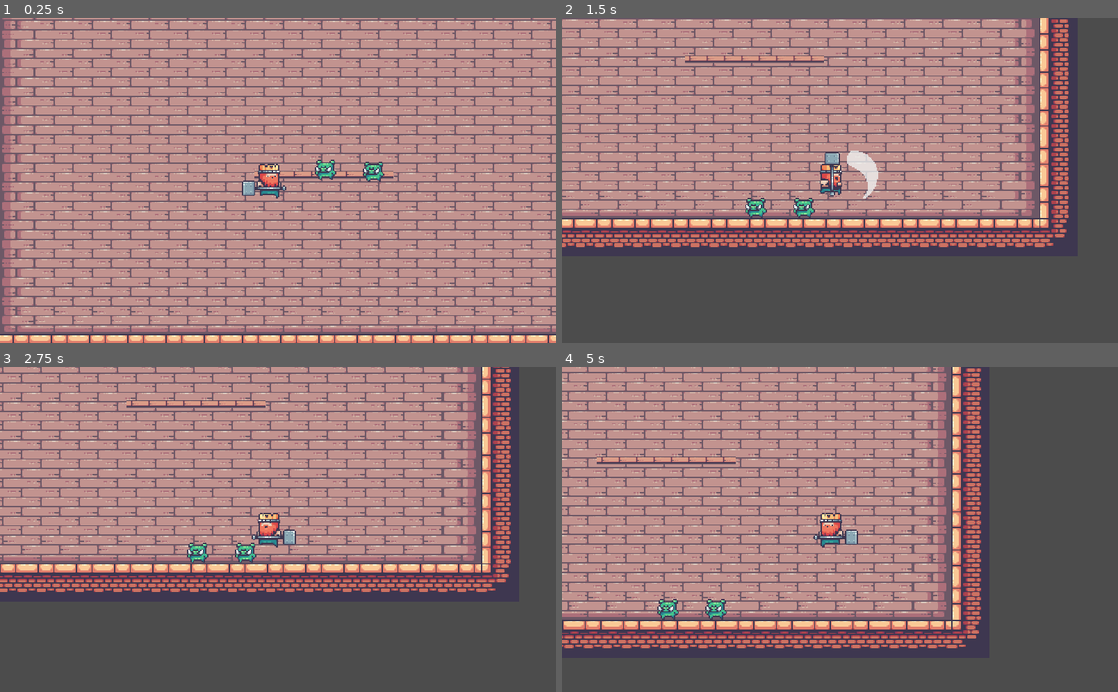
Above: before the commit, frames 1-4 (two rows, left to right).
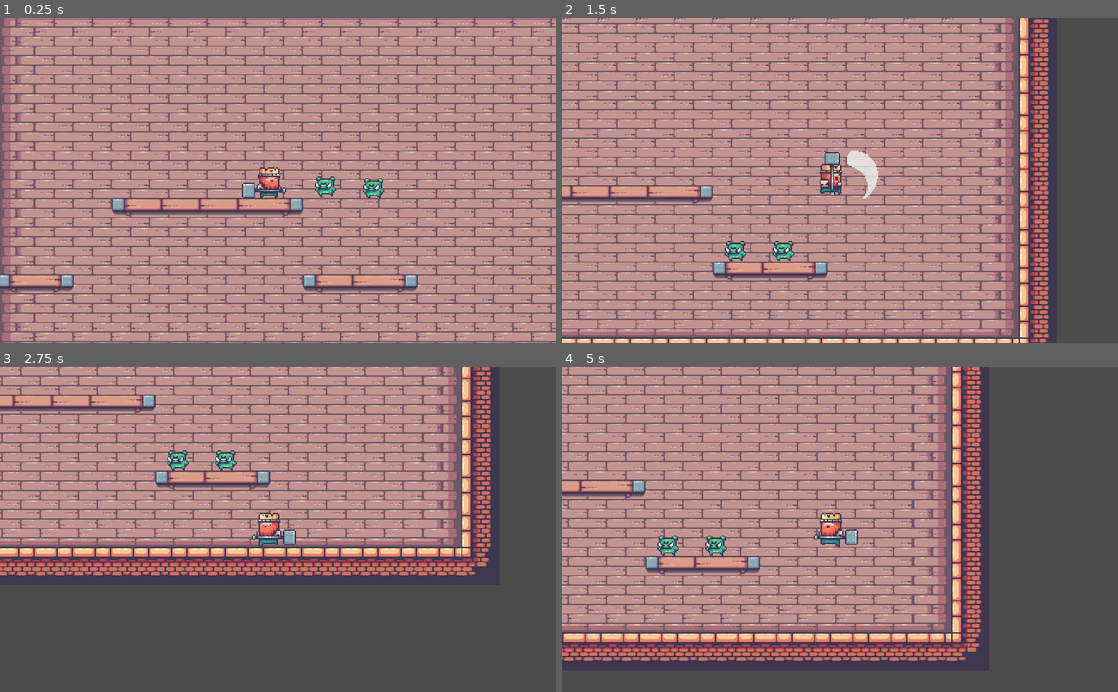
Above: after the commit, the same moments.

Repository: brunoskonrad/kings-and-pigs
Game: Godot game, scene res://Levels/Sandbox.tscn
Same seed, same stepped clock (60 frames per second), same inputs: the game is played once before the commit and once after it.
Inputs:
- Up to frame 1 (0.25 s): no input
- Up to frame 2 (1.5 s): hold Space (jump) 0.53-1.28 s; hold Right (ui_right) from 0.53 s (still down); tap Q (attack) at 1.35 s
- Up to frame 3 (2.75 s): tap Space (jump) at 1.52, 1.55, 1.82 s; release Right (ui_right) at 2.03 s; hold Left (ui_left) from 2.03 s (still down); hold Space (jump) from 2.03 s (still down)
- Up to frame 4 (5 s): release Left (ui_left) at 2.78 s; release Space (jump) at 2.78 s; hold Right (ui_right) 2.78-4.28 s; tap Q (attack) at 2.85, 4.35 s; tap Space (jump) at 3.02, 3.05, 3.32, 4.52, 4.55, 4.82 s; hold Space (jump) 3.53-4.28 s; hold Left (ui_left) from 4.28 s (still down)

The runs differ from the first frame. In frame 1, 45% of the frame differs, in the area x 0-100%, y 0-100%; in frame 2, 60%, in the area x 0-92%, y 0-100%; in frame 3, 36%; in frame 4, 34%.

Commit message:
Somehow platforms?

Diff:
--- a/Actors/Player/PlayerKing.gd
+++ b/Actors/Player/PlayerKing.gd
@@ -4,7 +4,7 @@
 signal direction_changed
 
 export(int) var speed = 300
-export(int) var jump_strength = 650
+export(int) var jump_strength = 700
 
 onready var velocity: Vector2 = Vector2(0, 0)
 const FLOOR = Vector2(0, -1)
--- a/Levels/Sandbox.tscn
+++ b/Levels/Sandbox.tscn
@@ -12,13 +12,14 @@
 tile_set = ExtResource( 1 )
 cell_size = Vector2( 32, 32 )
 format = 1
-tile_data = PoolIntArray( -131077, 9, 0, -131076, 6, 0, -131 …(3158 unchanged characters)… 58762, 1, 0, 458763, 1, 0, 458764, 12, 0, 720911, 8, 65537, 720912, 8, 65537, 720913, 8, 65537, 720914, 8, 65537, 720915, 8, 65537, 720916, 8, 65537, 720917, 8, 65537, 720918, 8, 65537, 786455, 8, 65537, 786456, 8, 65537, 786457, 8, 65537, 786458, 8, 65537, 786459, 8, 65537, 786460, 8, 65537, 786461, 8, 65537, 786462, 8, 65537 )
+tile_data = PoolIntArray( -131077, 9, 0, -131076, 6, 0, -131 …(3158 unchanged characters)… 58762, 1, 0, 458763, 1, 0, 458764, 12, 0 )
 
 [node name="Foreground" type="TileMap" parent="."]
+scale = Vector2( 2.2, 2.2 )
 tile_set = ExtResource( 4 )
 cell_size = Vector2( 32, 32 )
 format = 1
-tile_data = PoolIntArray( 393222, 0, 1, 393223, 0, 1, 393224, 0, 1, 393225, 0, 1, 393226, 0, 1, 393227, 0, 1, 393228, 0, 1, 393229, 0, 1 )
+tile_data = PoolIntArray( 262143, 0, 0, 196608, 1, 0, 196609, 1, 0, 196610, 1, 0, 196611, 2, 0, 393212, 0, 0, 393213, 2, 0, 327684, 0, 0, 327685, 1, 0, 327686, 2, 0 )
 
 [node name="PlayerKing" parent="." instance=ExtResource( 2 )]
 position = Vector2( 235.457, 159.335 )
--- a/Platforms.tres
+++ b/Platforms.tres
@@ -1,33 +1,62 @@
-[gd_resource type="TileSet" load_steps=3 format=2]
+[gd_resource type="TileSet" load_steps=5 format=2]
 
 [ext_resource path="res://Assets/14-TileSets/Decorations (32x32).png" type="Texture" id=1]
 
-[sub_resource type="ConvexPolygonShape2D" id=1]
-points = PoolVector2Array( 95.7531, 11.3588, 0.749222, 10.8765, 0.749222, 0.266968, 95.7531, 0.749237 )
+[sub_resource type="ConvexPolygonShape2D" id=4]
+points = PoolVector2Array( 0, 0, 32, 0, 31.6938, 13.4934, -0.0545349, 13.8953 )
+
+[sub_resource type="ConvexPolygonShape2D" id=2]
+points = PoolVector2Array( 0, 0, 32, 0, 31.5, 12.8056, 0.25, 13.5 )
+
+[sub_resource type="ConvexPolygonShape2D" id=3]
+points = PoolVector2Array( 0, 0, 32, 0, 31.9607, 13.5734, 0.145386, 13.2944 )
 
 [resource]
 0/name = "Decorations (32x32).png 0"
 0/texture = ExtResource( 1 )
 0/tex_offset = Vector2( 0, 0 )
 0/modulate = Color( 1, 1, 1, 1 )
-0/region = Rect2( 64, 64, 96, 32 )
-0/tile_mode = 1
-0/autotile/bitmask_mode = 1
-0/autotile/bitmask_flags = [ Vector2( 0, 0 ), 6, Vector2( 1, 0 ), 7, Vector2( 2, 0 ), 3 ]
-0/autotile/icon_coordinate = Vector2( 1, 0 )
-0/autotile/tile_size = Vector2( 32, 32 )
-0/autotile/spacing = 0
-0/autotile/occluder_map = [  ]
-0/autotile/navpoly_map = [  ]
-0/autotile/priority_map = [  ]
-0/autotile/z_index_map = [  ]
+0/region = Rect2( 64, 64, 32, 32 )
+0/tile_mode = 0
 0/occluder_offset = Vector2( 0, 0 )
 0/navigation_offset = Vector2( 0, 0 )
 0/shapes = [ {
 "autotile_coord": Vector2( 0, 0 ),
 "one_way": false,
 "one_way_margin": 1.0,
-"shape": SubResource( 1 ),
+"shape": SubResource( 4 ),
 "shape_transform": Transform2D( 1, 0, 0, 1, 0, 0 )
 } ]
 0/z_index = 0
+1/name = "Decorations (32x32).png 1"
+1/texture = ExtResource( 1 )
+1/tex_offset = Vector2( 0, 0 )
+1/modulate = Color( 1, 1, 1, 1 )
+1/region = Rect2( 96, 64, 32, 32 )
+1/tile_mode = 0
+1/occluder_offset = Vector2( 0, 0 )
+1/navigation_offset = Vector2( 0, 0 )
+1/shapes = [ {
+"autotile_coord": Vector2( 0, 0 ),
+"one_way": false,
+"one_way_margin": 1.0,
+"shape": SubResource( 2 ),
+"shape_transform": Transform2D( 1, 0, 0, 1, 0, 0 )
+} ]
+1/z_index = 0
+2/name = "Decorations (32x32).png 2"
+2/texture = ExtResource( 1 )
+2/tex_offset = Vector2( 0, 0 )
+2/modulate = Color( 1, 1, 1, 1 )
+2/region = Rect2( 128, 64, 32, 32 )
+2/tile_mode = 0
+2/occluder_offset = Vector2( 0, 0 )
+2/navigation_offset = Vector2( 0, 0 )
+2/shapes = [ {
+"autotile_coord": Vector2( 0, 0 ),
+"one_way": false,
+"one_way_margin": 1.0,
+"shape": SubResource( 3 ),
+"shape_transform": Transform2D( 1, 0, 0, 1, 0, 0 )
+} ]
+2/z_index = 0
